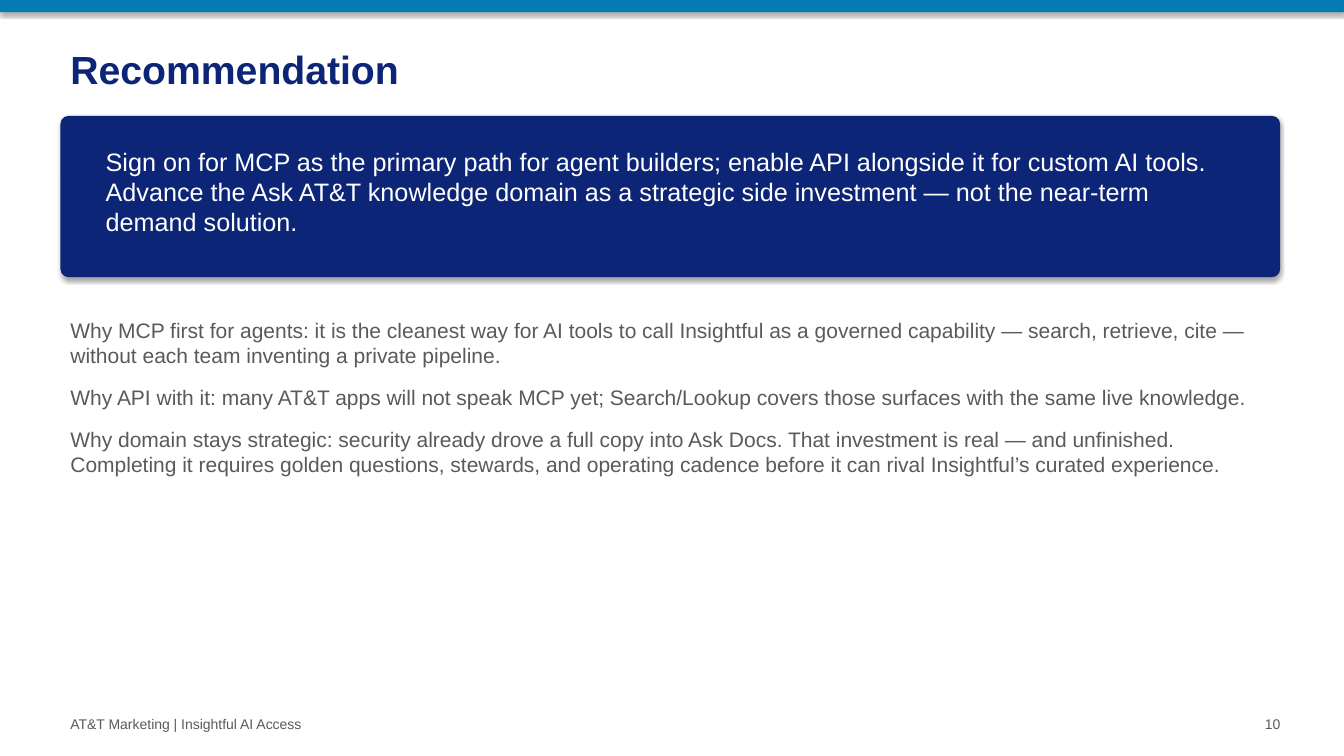
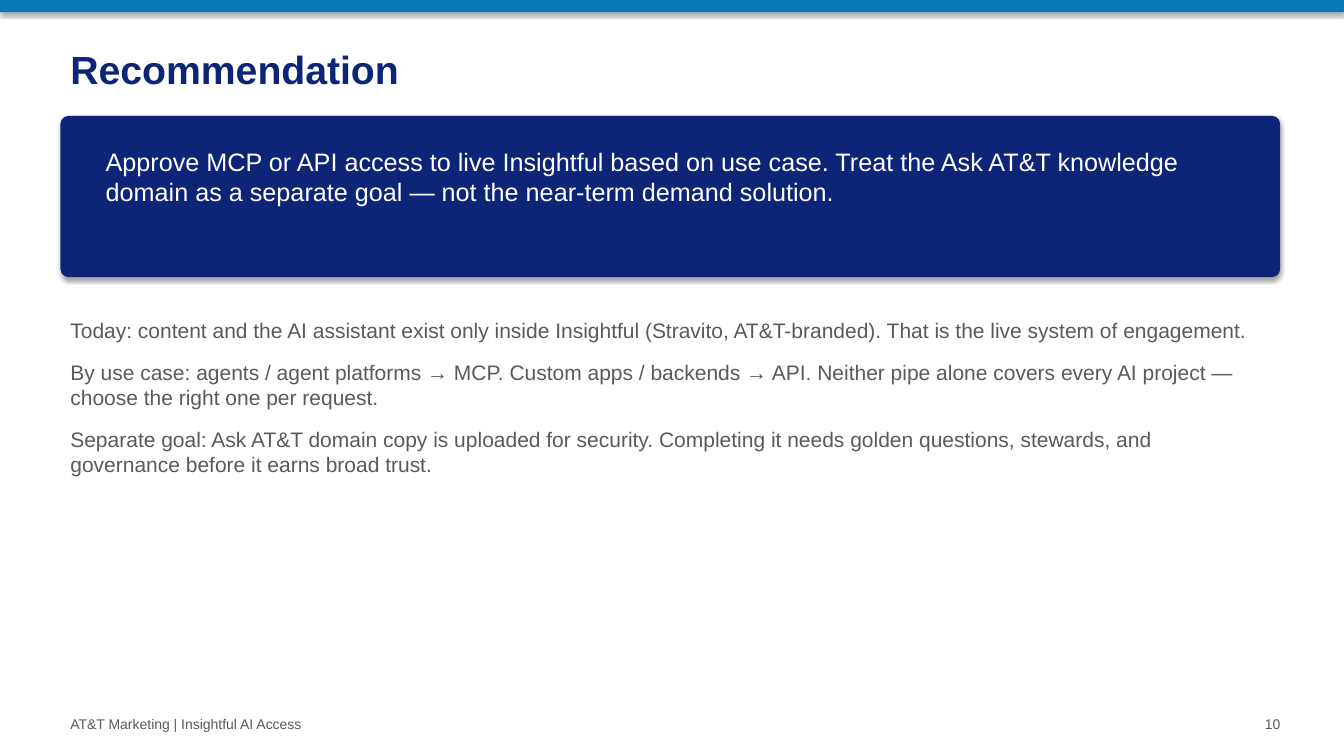
Before and after one commit to ChristophToth/ai-data-science-team, a slide deck: slide 10 of presentations/cmo-insightful-ai-access/CMO_Insightful_AI_Access_Recommendation.pptx. Drawn at 1344x756 pixels with LibreOffice and Linux fonts; fonts in the diff are those of the drawing. Boxes give left, top, right and bottom in pixels: in the first picture for what was removed or moved away, otherwise in the second. Text is boxed around its words. In the diff, an @@ line names an element or a change of style, - is before the commit and + after.

```diff
--- a/presentations/cmo-insightful-ai-access/CMO_Insightful_AI_Access_Recommendation.pptx
+++ b/presentations/cmo-insightful-ai-access/CMO_Insightful_AI_Access_Recommendation.pptx
@@ text at (x1=106, y1=152, x2=1178, y2=207): text changed @@
-Sign on for MCP as the primary path for agent builders; enable API alongside it for custom AI tools. Advance the Ask AT&T knowledge domain as a strategic side investment — not the near-term demand solution.
+Approve MCP or API access to live Insightful based on use case. Treat the Ask AT&T knowledge domain as a separate goal — not the near-term demand solution.
@@ text at (x1=70, y1=323, x2=1245, y2=477): text changed @@
-Why MCP first for agents: it is the cleanest way for AI tools to call Insightful as a governed capability — search, retrieve, cite — without each team inventing a private pipeline.
-Why API with it: many AT&T apps will not speak MCP yet; Search/Lookup covers those surfaces with the same live knowledge.
-Why domain stays strategic: security already drove a full copy into Ask Docs. That investment is real — and unfinished. Completing it requires golden questions, stewards, and operating cadence before it can rival Insightful’s curated experience.
+Today: content and the AI assistant exist only inside Insightful (Stravito, AT&T-branded). That is the live system of engagement.
+By use case: agents / agent platforms → MCP. Custom apps / backends → API. Neither pipe alone covers every AI project — choose the right one per request.
+Separate goal: Ask AT&T domain copy is uploaded for security. Completing it needs golden questions, stewards, and governance before it earns broad trust.
```
Also in this commit, not shown: 4 other slides changed, 4 other files.
